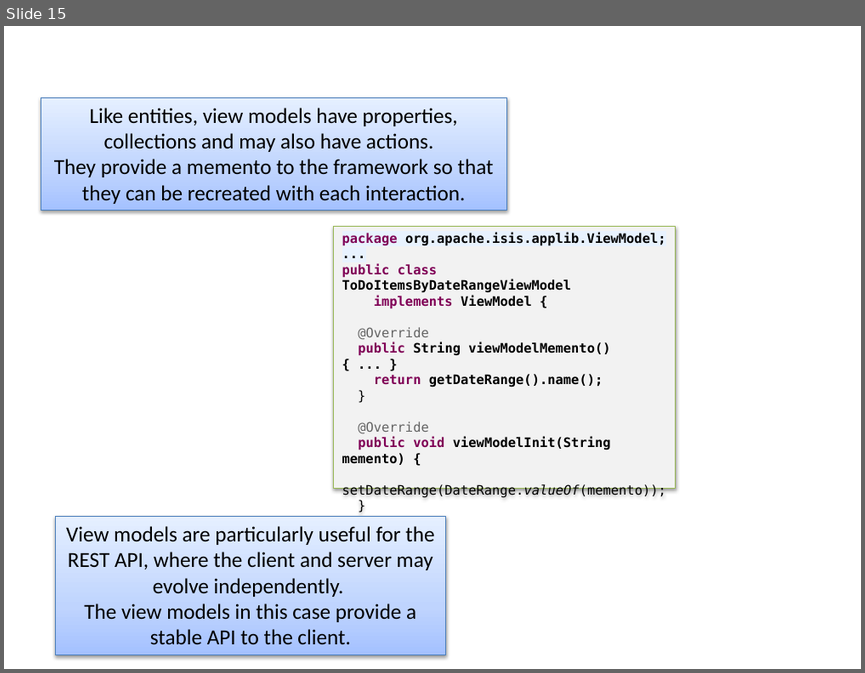
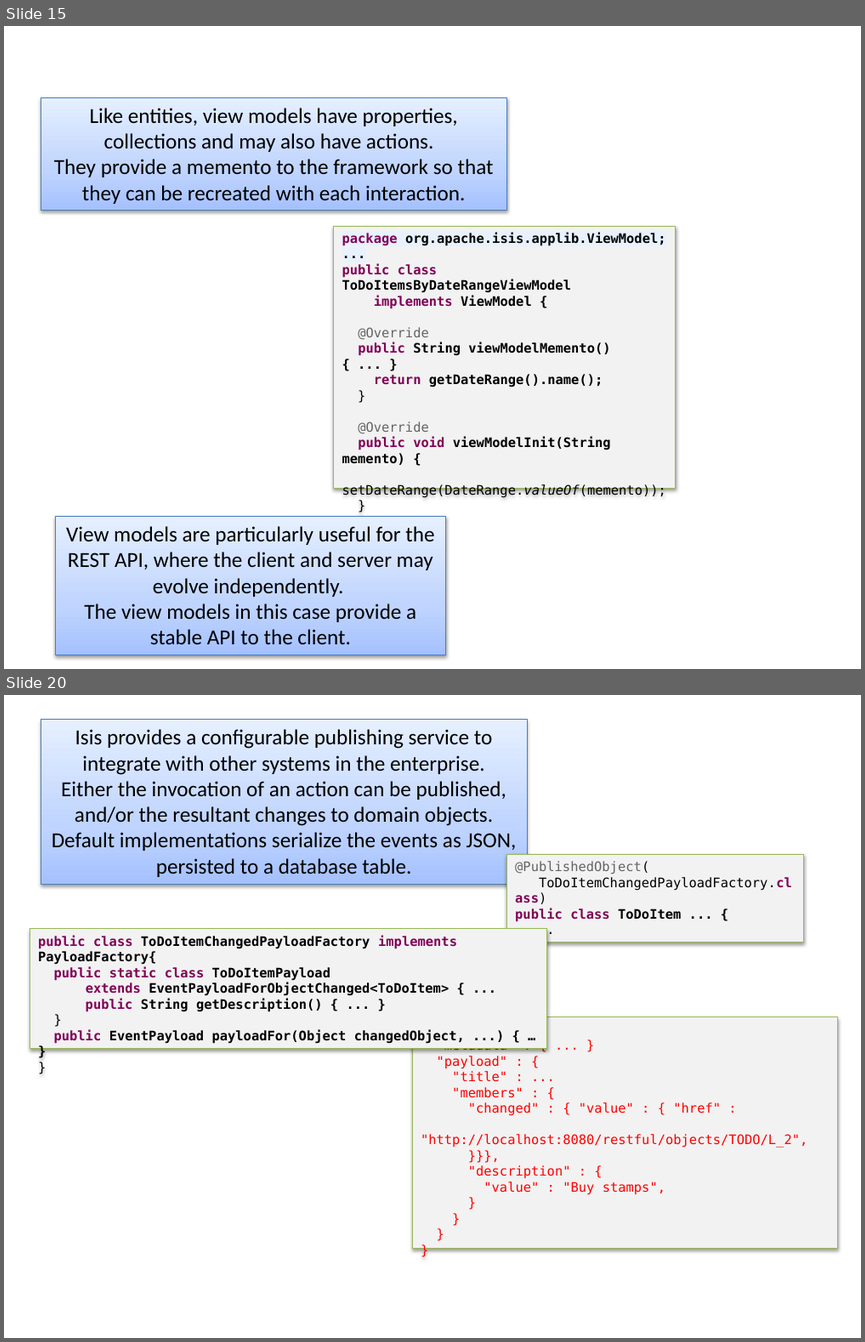
Before and after one commit to apache/causeway-site, a slide deck: content/images/screenshots2/screenshot-captions.pptx. Shown one above the other, each under a label of ours: slide 15 before the commit, slides 15 and 20 after it; the slides between them are not shown. The pictures are 865x673 and 865x1342 pixels, drawn with LibreOffice and Linux fonts; fonts in the diff are those of the drawing. Boxes give left, top, right and bottom in pixels: in the first picture for what was removed or moved away, otherwise in the second. Text is boxed around its words. In the diff, an @@ line names an element or a change of style, - is before the commit and + after.

```diff
--- a/content/images/screenshots2/screenshot-captions.pptx
+++ b/content/images/screenshots2/screenshot-captions.pptx
@@ slide 20 added at bbox=[4, 695, 861, 1338], background #FFFFFF @@
@@ rectangle added at bbox=[41, 720, 527, 885], fill gradient #A4C4FF to #BFD4FF to #E6EEFF, outline #4B7EBC 0.75 pt, 18 pt, text #000000 @@
+Isis provides a configurable publishing service to integrate with other systems in the enterprise.
+Either the invocation of an action can be published, and/or the resultant changes to domain objects.
+Default implementations serialize the events as JSON, persisted to a database table.
@@ rectangle added at bbox=[507, 854, 803, 942], fill #F2F2F2, outline #98B955 0.75 pt, 11 pt, text #000000 @@
+@PublishedObject(
+ToDoItemChangedPayloadFactory.class)
+public class ToDoItem ... {
+...
+}
@@ rectangle added at bbox=[30, 929, 547, 1049], fill #F2F2F2, outline #98B955 0.75 pt, 11 pt, text #000000, bold @@
+public class ToDoItemChangedPayloadFactory implements PayloadFactory{
+public static class ToDoItemPayload
+extends EventPayloadForObjectChanged<ToDoItem> { ...
+public String getDescription() { ... }
+}
+public EventPayload payloadFor(Object changedObject, ...) { … }
+}
@@ rectangle added at bbox=[412, 1017, 837, 1247], fill #F2F2F2, outline #98B955 0.75 pt, 11 pt, text #FF0000 @@
+{
+"metadata" : { ... }
+"payload" : {
+"title" : ...
+"members" : {
+"changed" : { "value" : { "href" :
+"http://localhost:8080/restful/objects/TODO/L_2",
+}}},
+"description" : {
+"value" : "Buy stamps",
+}
+}
+}
+}
```
Also in this commit, not shown: 1 slide changed, 6 other slides added, 4 slides removed, 1 other file.
